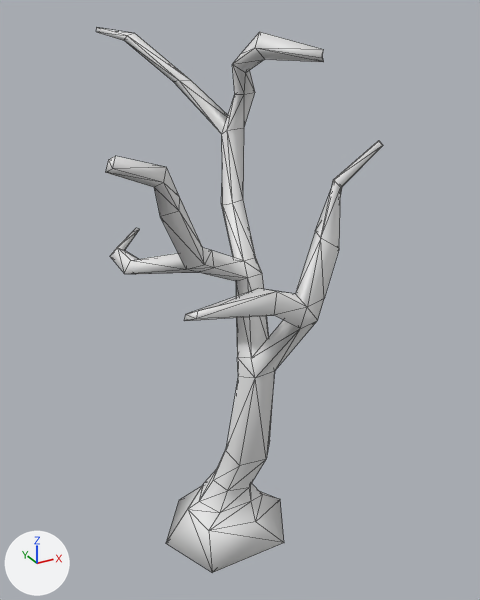
Renders of the glTF model World/tree1.glb from each side of a commit.
Rendered twice from a 50 mm camera at (-5.7, -11.08, 11.13) aimed at (0.77, 0.68, 5.25). Every picture has the same lights, and +X, +Y and +Z are marked at lower left. Mesh edges are drawn as thin lines. Vertices at the same position are counted once.

The scene before the commit, as lines of its bpy script (objects in view):
```python
me_cube_001 = bpy.data.meshes.new('Cube.001')
me_cube_001.from_pydata(...)  # 154 vertices, 304 faces; spans x -2.82..2.43, y -2.97..5.48, z -0.07..10.73
ob_tree = bpy.data.objects.new('Tree', me_cube_001)
ob_tree.location = (0.0, 0.0, 0.0)
```
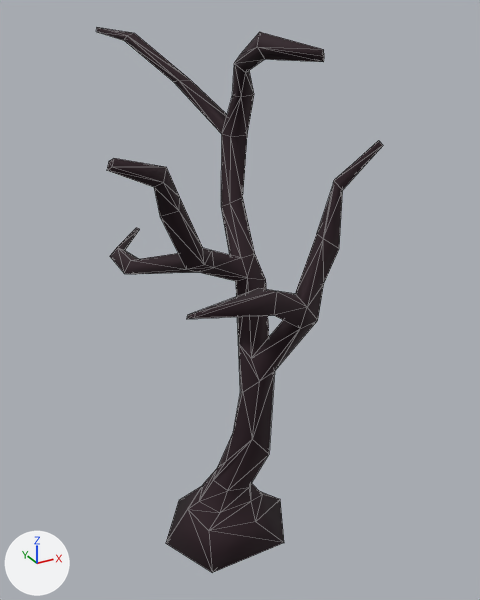
The newer file is also rescaled (x0.72) as a whole; pictures and numbers use the older file's frame.

Boxes (x1, y1, x2, y2) around the edits, measured in the pictures (480 x 600 px; the box of a moved part takes in the faces that stretch with it):
```json
{"part": 1, "of": "me_cube_001", "change": "moved or reshaped", "before": [212, 32, 383, 491], "after": [212, 32, 383, 491]}
{"part": 2, "of": "me_cube_001", "change": "moved or reshaped", "before": [105, 156, 277, 321], "after": [107, 158, 277, 319]}
{"part": 3, "of": "me_cube_001", "change": "recoloured", "before": [97, 27, 383, 573], "after": [97, 27, 383, 573], "on screen": "grey to black"}
```

Edits to the scene script, one JSON object a line:
```json
{"op": "add", "block": "mat_material", "code": ["mat_material = principled_material('Material')", "mat_material.base_color = (0.0188, 0.00517, 0.0102)  # black #25101a", "mat_material.roughness = 0.867"]}
{"block": "me_cube_001", "where": "# used by ob_tree; location = (0.0, 0.0, 0.0)"}
{"op": "remove", "block": "me_cube_001", "code": "me_cube_001.from_pydata(...)  # 154 vertices, 304 faces; spans x -2.82..2.43, y -2.97..5.48, z -0.07..10.73"}
{"op": "add", "block": "me_cube_001", "code": "me_cube_001.from_pydata(...)  # 154 vertices, 304 faces; spans x -2.8..2.43, y -2.9..5.48, z -0.07..10.73"}
{"block": "me_cube_001", "change": "me_cube_001 part 1: 44 of 154 vertices moved; they spanned x -0.26..1.89, y -1.7..2.29, z 2.24..10.47 and now span x -0.21..1.75, y -1.68..2.16, z 2.04..10.48; mean shift (0.01, 0.01, -0.02); largest move (-0.15, -0.97, 2.24) -> (0.09, -0.67, 3.81)"}
{"block": "me_cube_001", "change": "me_cube_001 part 2"}
{"op": "set", "path": "me_cube_001.vertices[139].co", "old": "(-2.09, -2.77, 6.84)", "new": "(-2.04, -2.77, 6.86)", "note": "pixel (184, 320) -> pixel (186, 319)"}
{"op": "set", "path": "me_cube_001.vertices[140].co", "old": "(-1.98, -2.58, 6.85)", "new": "(-1.98, -2.66, 6.87)", "note": "pixel (185, 314) -> pixel (187, 314)"}
{"op": "set", "path": "me_cube_001.vertices[142].co", "old": "(-1.97, -2.97, 6.93)", "new": "(-1.97, -2.9, 6.91)", "note": "pixel (196, 318) -> pixel (194, 317)"}
{"op": "set", "path": "me_cube_001.vertices[143].co", "old": "(-1.85, -2.76, 6.95)", "new": "(-1.89, -2.77, 6.93)", "note": "pixel (198, 310) -> pixel (195, 312)"}
{"op": "set", "path": "me_cube_001.vertices[147].co", "old": "(-2.72, -1.7, 9.12)", "new": "(-2.73, -1.74, 9.11)", "note": "pixel (108, 159) -> pixel (108, 161)"}
{"op": "set", "path": "me_cube_001.vertices[148].co", "old": "(-2.68, -1.89, 9.2)", "new": "(-2.7, -1.88, 9.17)", "note": "pixel (115, 155) -> pixel (113, 158)"}
{"op": "set", "path": "me_cube_001.vertices[150].co", "old": "(-2.82, -1.84, 8.97)", "new": "(-2.8, -1.84, 9.0)", "note": "pixel (105, 172) -> pixel (106, 170)"}
{"op": "set", "path": "me_cube_001.vertices[151].co", "old": "(-2.78, -2.02, 9.06)", "new": "(-2.77, -1.98, 9.07)", "note": "pixel (112, 168) -> pixel (111, 167)"}
{"block": "me_cube_001", "change": "me_cube_001 part 3: 257 faces spanning x -2.8..2.43, y -2.9..5.48, z -0.07..10.73 switch from no material to mat_material (black #25101a)"}
```
